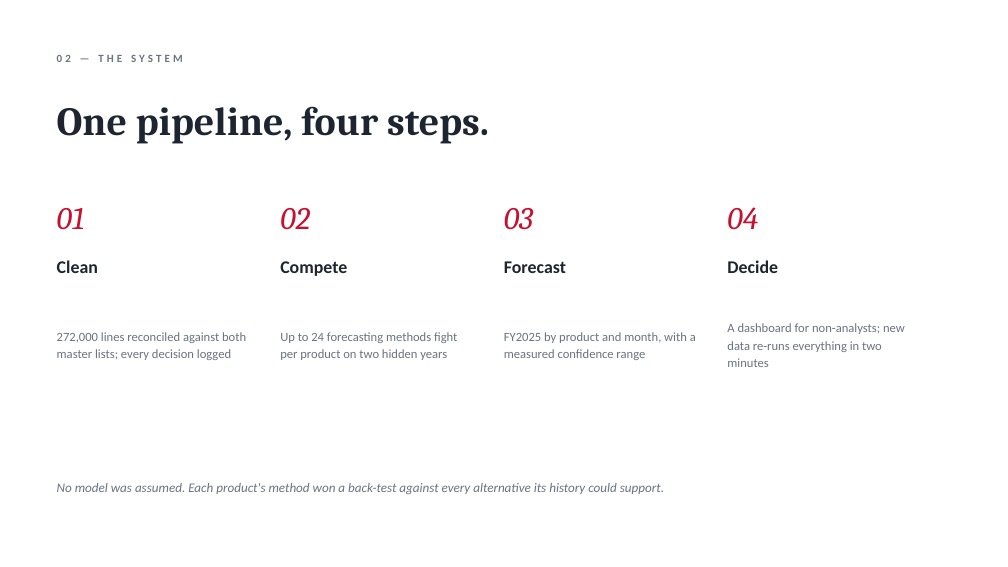
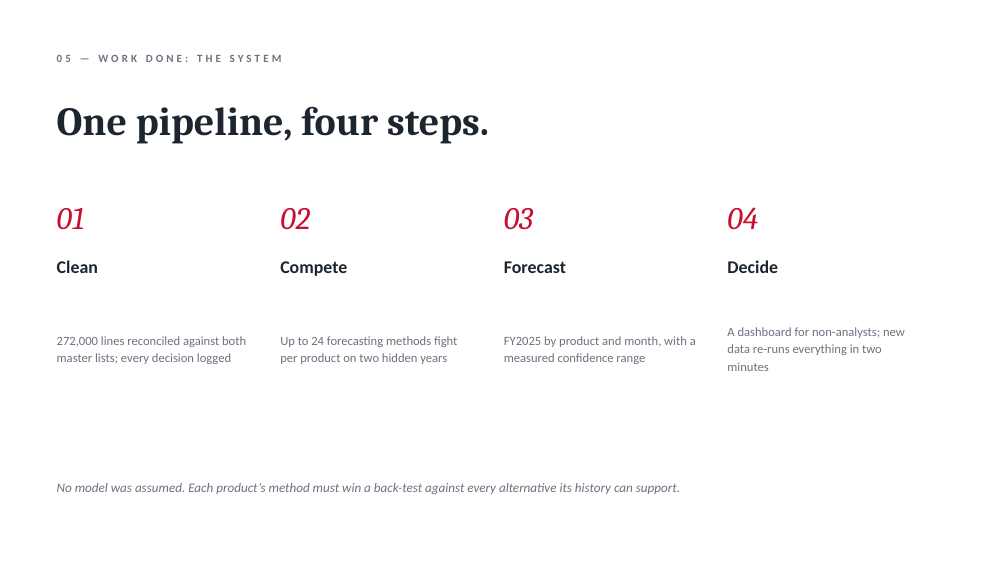
Before and after one commit to DokkDokki/SOE-105, a slide deck: slide 6 of presentation/FY2025_progress_report.pptx (slide 3 before the commit). Drawn at 1008x567 pixels with LibreOffice and Linux fonts; fonts in the diff are those of the drawing. Boxes give left, top, right and bottom in pixels: in the first picture for what was removed or moved away, otherwise in the second. Text is boxed around its words. In the diff, an @@ line names an element or a change of style, - is before the commit and + after.

```diff
--- a/presentation/FY2025_progress_report.pptx
+++ b/presentation/FY2025_progress_report.pptx
@@ text at [57,55,282,62]: text changed @@
-02 — THE SYSTEM
+05 — WORK DONE: THE SYSTEM
@@ text "272,000 lines reconciled against both ...": place and size @@
-text "272,000 lines reconciled against both ..." at [57,332,246,360]
+text "272,000 lines reconciled against both ..." at [57,336,246,364]
@@ text "Up to 24 forecasting methods ...": place and size @@
-text "Up to 24 forecasting methods ..." at [280,332,457,360]
+text "Up to 24 forecasting methods ..." at [280,336,457,364]
@@ text "FY2025 by product and month, ...": place and size @@
-text "FY2025 by product and month, ..." at [504,332,696,360]
+text "FY2025 by product and month, ..." at [504,336,696,364]
@@ text "A dashboard for non-analysts; new ...": place and size @@
-text "A dashboard for non-analysts; new ..." at [727,323,905,367]
+text "A dashboard for non-analysts; new ..." at [727,327,905,371]
@@ text at [57,483,680,494]: text changed @@
-No model was assumed. Each product's method won a back-test against every alternative its history could support.
+No model was assumed. Each product’s method must win a back-test against every alternative its history can support.
```
Also in this commit, not shown: 2 other slides changed, 7 slides added, 8 slides removed, 3 other files.
